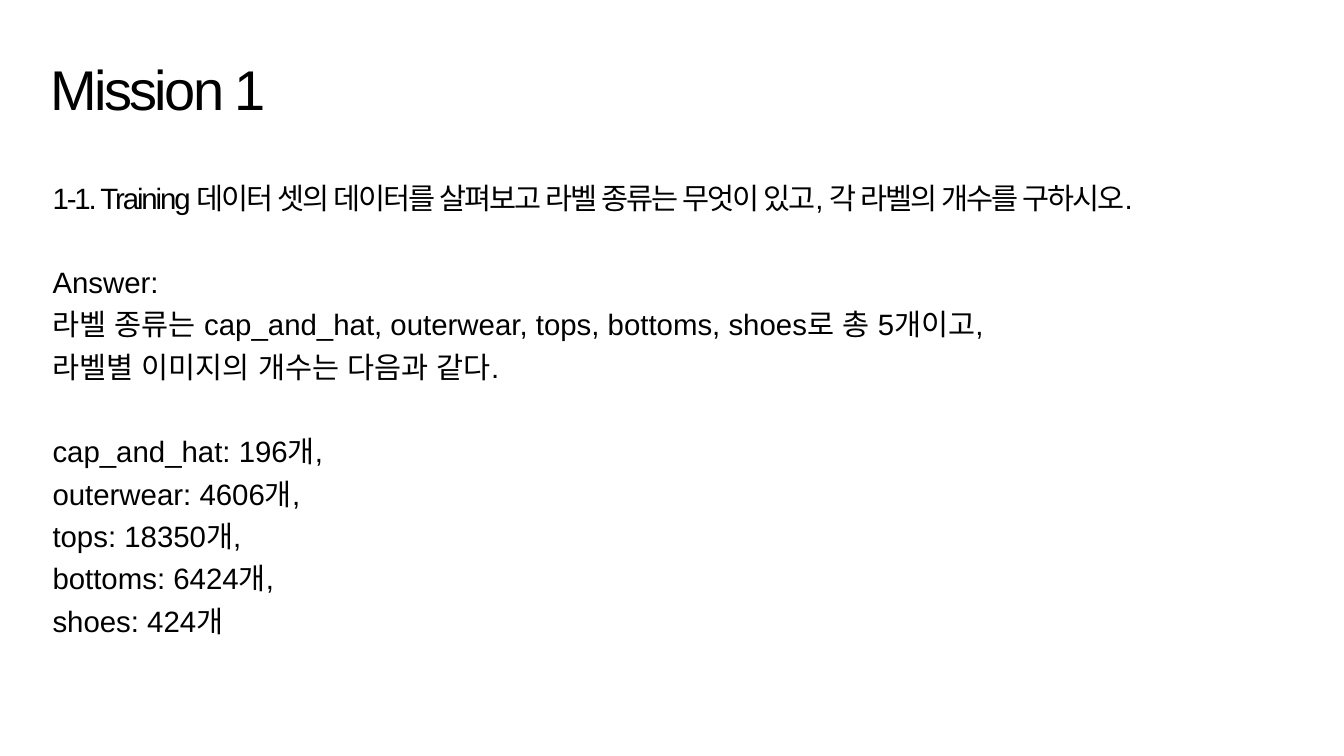
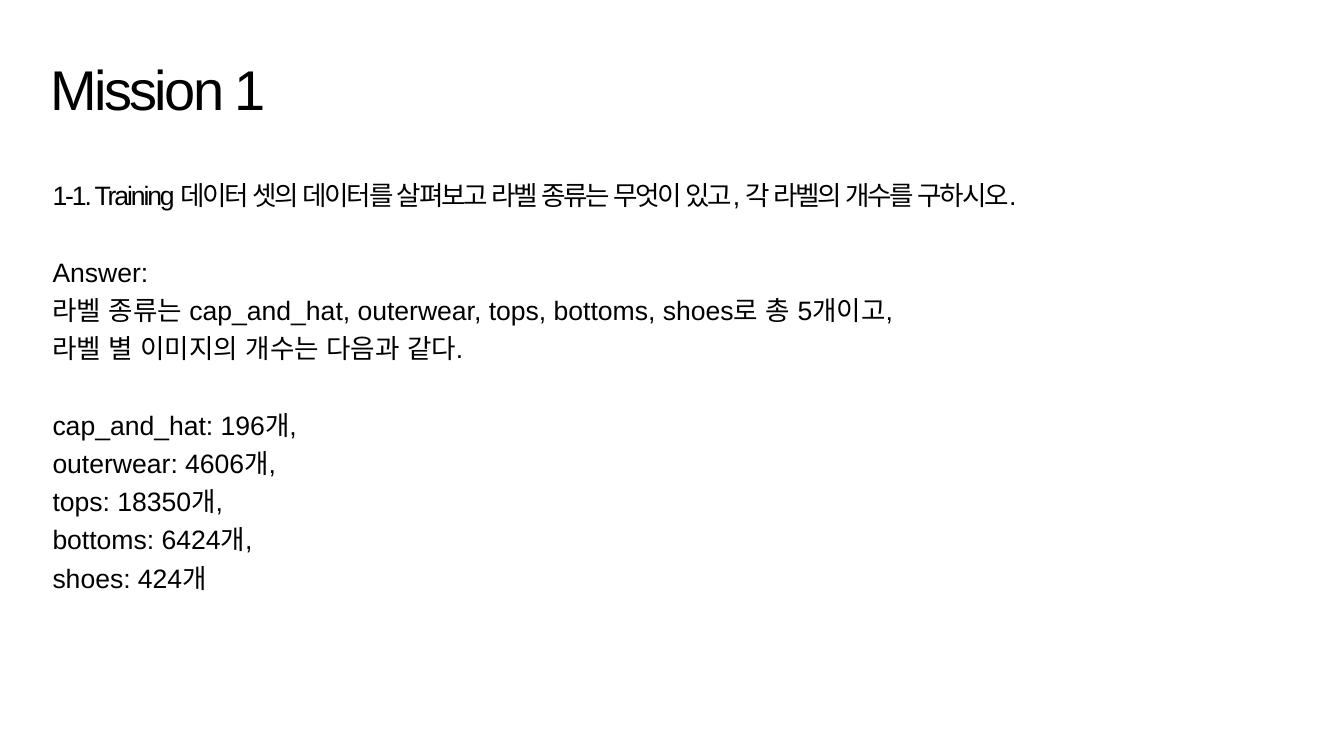
Before and after one commit to suk-6/22-dcc, a slide deck: slide 3 of 춘식이 발표자료.pptx. Drawn at 1344x756 pixels with LibreOffice and Linux fonts; fonts in the diff are those of the drawing; background and template pictures are left out. Boxes give left, top, right and bottom in pixels: in the first picture for what was removed or moved away, otherwise in the second. Text is boxed around its words. In the diff, an @@ line names an element or a change of style, - is before the commit and + after.

```diff
--- a/춘식이 발표자료.pptx
+++ b/춘식이 발표자료.pptx
@@ text at <box>53,183,1017,590</box>: size 21 to 19 pt @@
@@ text at <box>53,336,463,360</box>: text changed; size 21 to 19 pt @@
-라벨별 이미지의 개수는 다음과 같다.
+라벨 별 이미지의 개수는 다음과 같다.
```
Also in this commit, not shown: 9 other slides changed.
